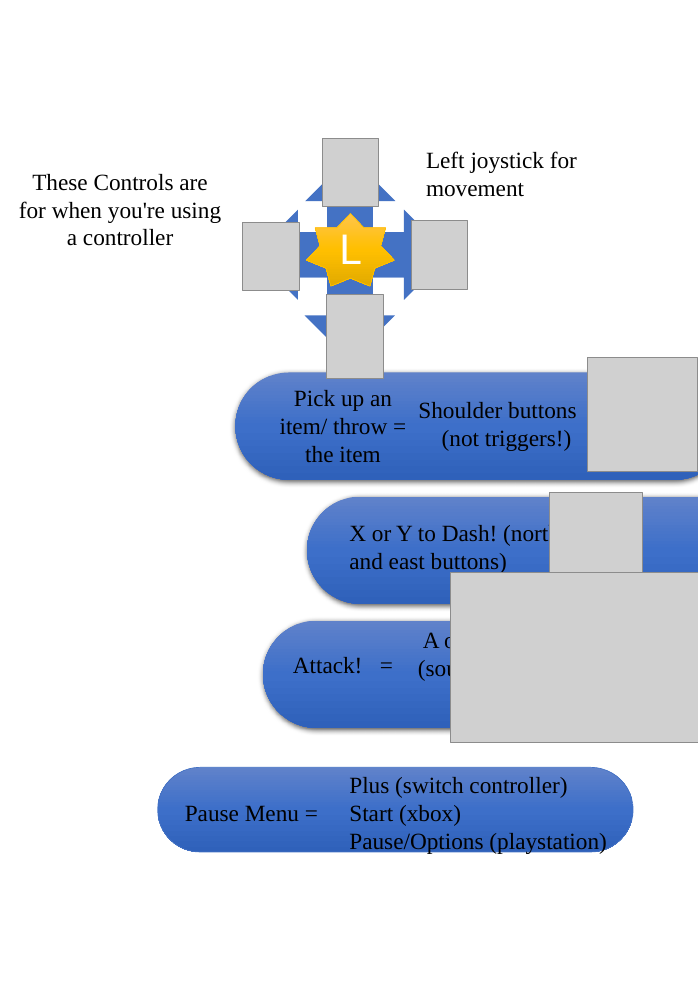
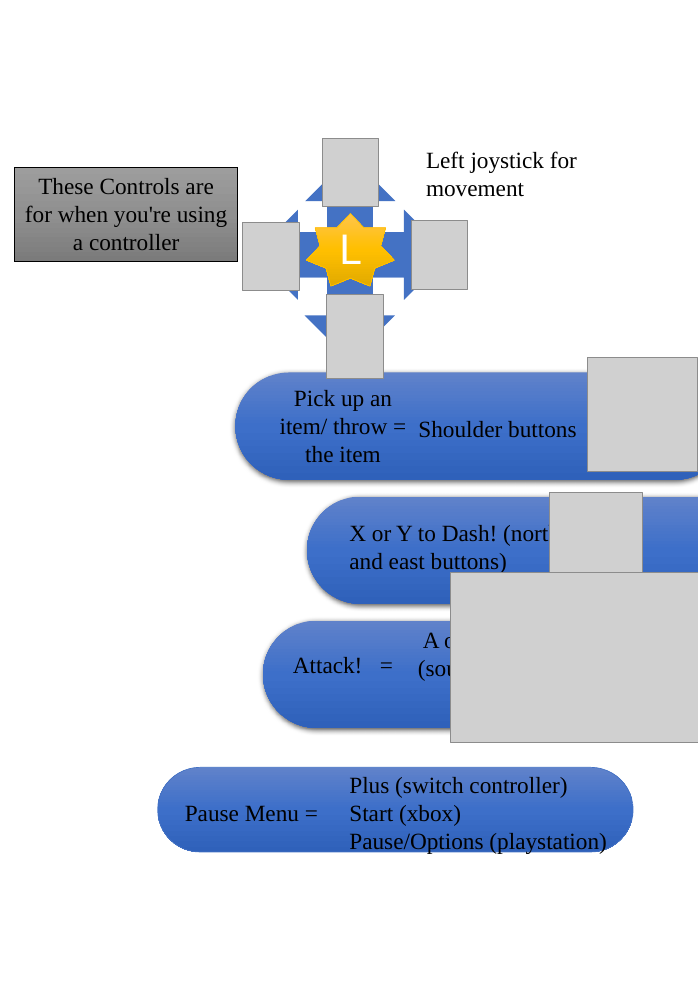
Before and after one commit to ponyfan88/Craigs-Adventure, a slide deck: slide 8 of Manual assets/maNUAL.pptx. Drawn at 698x1008 pixels with LibreOffice and Linux fonts; fonts in the diff are those of the drawing; grey boxes stand for pictures. Boxes give left, top, right and bottom in pixels: in the first picture for what was removed or moved away, otherwise in the second. Text is boxed around its words. In the diff, an @@ line names an element or a change of style, - is before the commit and + after.

```diff
--- a/Manual assets/maNUAL.pptx
+++ b/Manual assets/maNUAL.pptx
@@ rectangle "These Controls are for when ...": place and size @@
-rectangle "These Controls are for when ..." at [19,174,221,246]
+rectangle "These Controls are for when ..." at [15,167,238,261]
@@ rectangle "These Controls are for when ..." at [15,167,238,261]: fill none to gradient #9D9D9D to #909090 to #7C7C7C; outline none to #000000 0.5 pt @@
@@ text "Shoulder buttons": place and size @@
-text "Shoulder buttons" at [418,402,576,451]
+text "Shoulder buttons" at [418,421,576,437]
@@ text at [442,430,571,451]: paragraph removed @@
-(not triggers!)
```
Also in this commit, not shown: 4 other slides changed, 1 other file.
